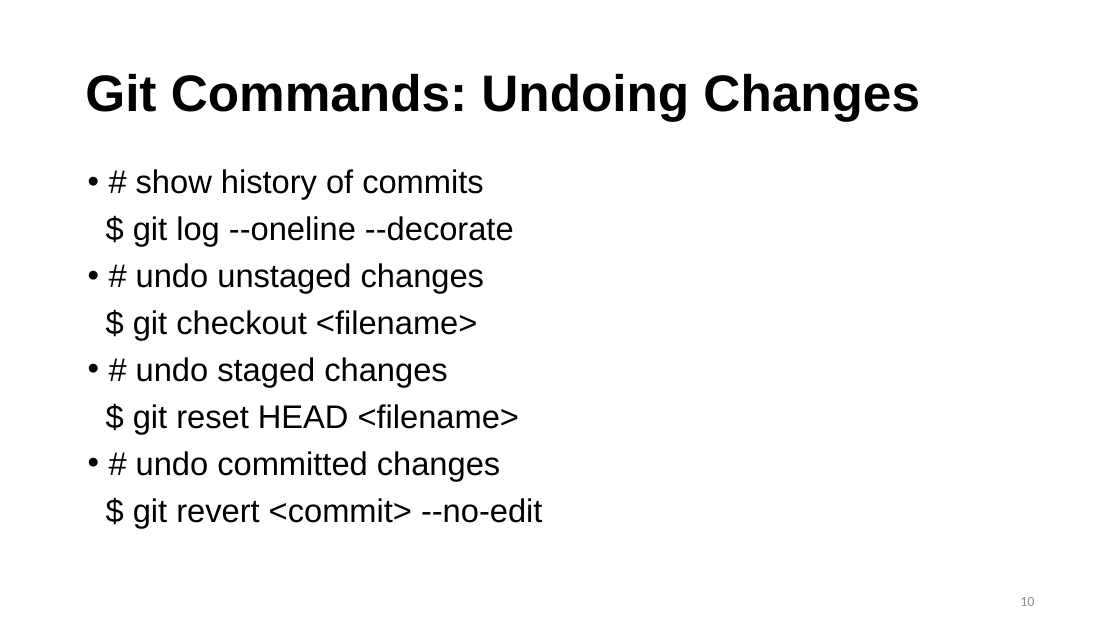
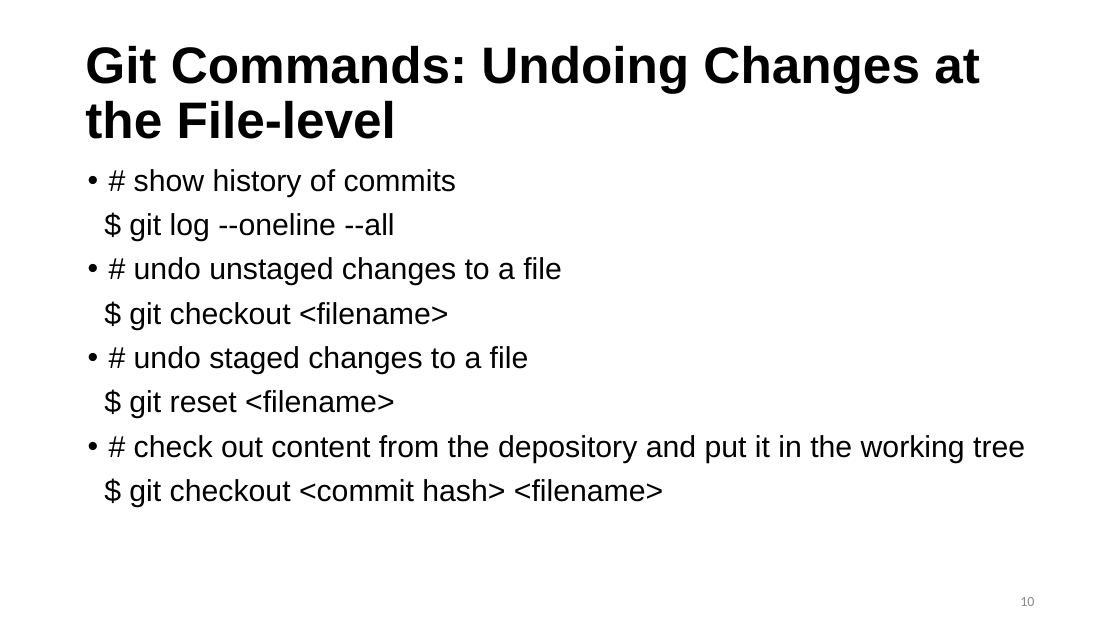
Before and after one commit to postmda/F2019-MDA610, a slide deck: slide 10 of Chapter 1/chapter1.pptx. Drawn at 1120x630 pixels with LibreOffice and Linux fonts; fonts in the diff are those of the drawing; background and template pictures are left out. Boxes give left, top, right and bottom in pixels: in the first picture for what was removed or moved away, otherwise in the second. Text is boxed around its words. In the diff, an @@ line names an element or a change of style, - is before the commit and + after.

```diff
--- a/Chapter 1/chapter1.pptx
+++ b/Chapter 1/chapter1.pptx
@@ title at box(85, 45, 980, 139): text changed @@
-Git Commands: Undoing Changes
+Git Commands: Undoing Changes at the File-level
@@ text at box(129, 169, 456, 330): size 28 to 25.9 pt in "# show history of commits", "$ git checkout <filename>" @@
@@ text at box(129, 213, 562, 286): text changed; size 28 to 25.9 pt @@
-$ git log --oneline --decorate
-• # undo unstaged changes
+$ git log --oneline --all
+• # undo unstaged changes to a file
@@ text at box(129, 346, 1025, 507): text changed; size 28 to 25.9 pt @@
-• # undo staged changes
-$ git reset HEAD <filename>
-• # undo committed changes
-$ git revert <commit> --no-edit
+• # undo staged changes to a file
+$ git reset <filename>
+• # check out content from the depository and put it in the working tree
+$ git checkout <commit hash> <filename>
```
Also in this commit, not shown: 3 other slides changed, 3 other files.
